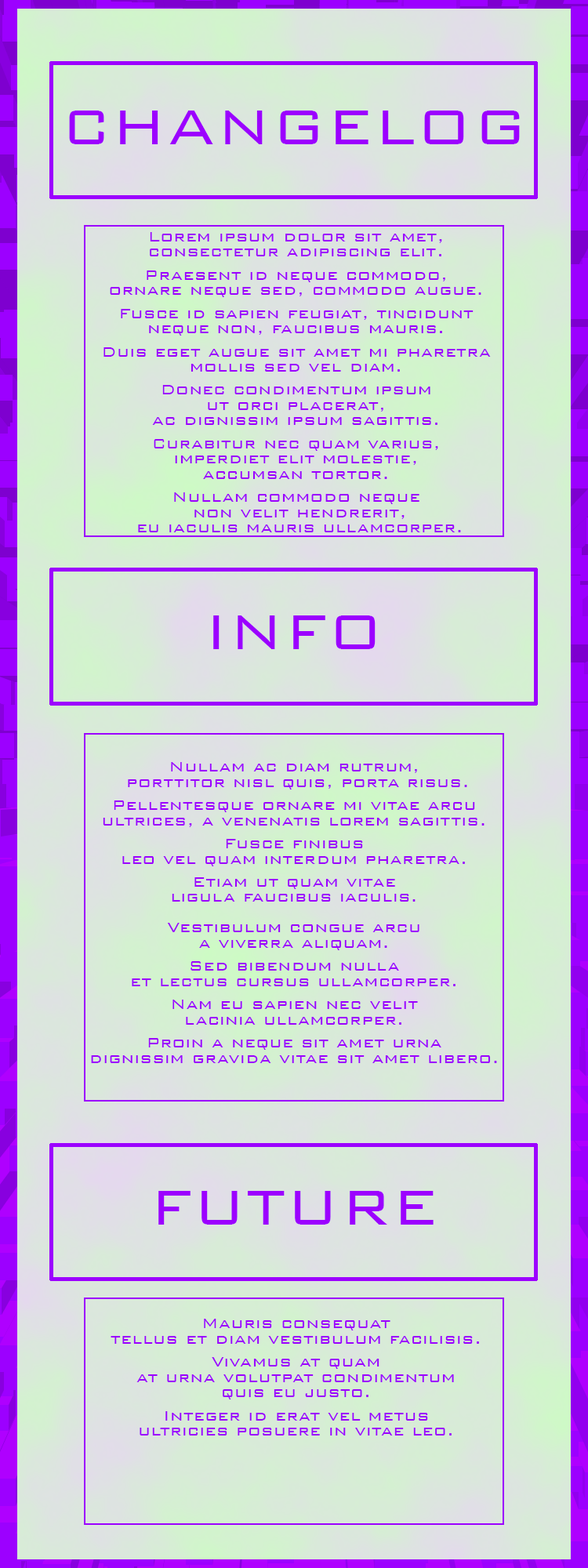
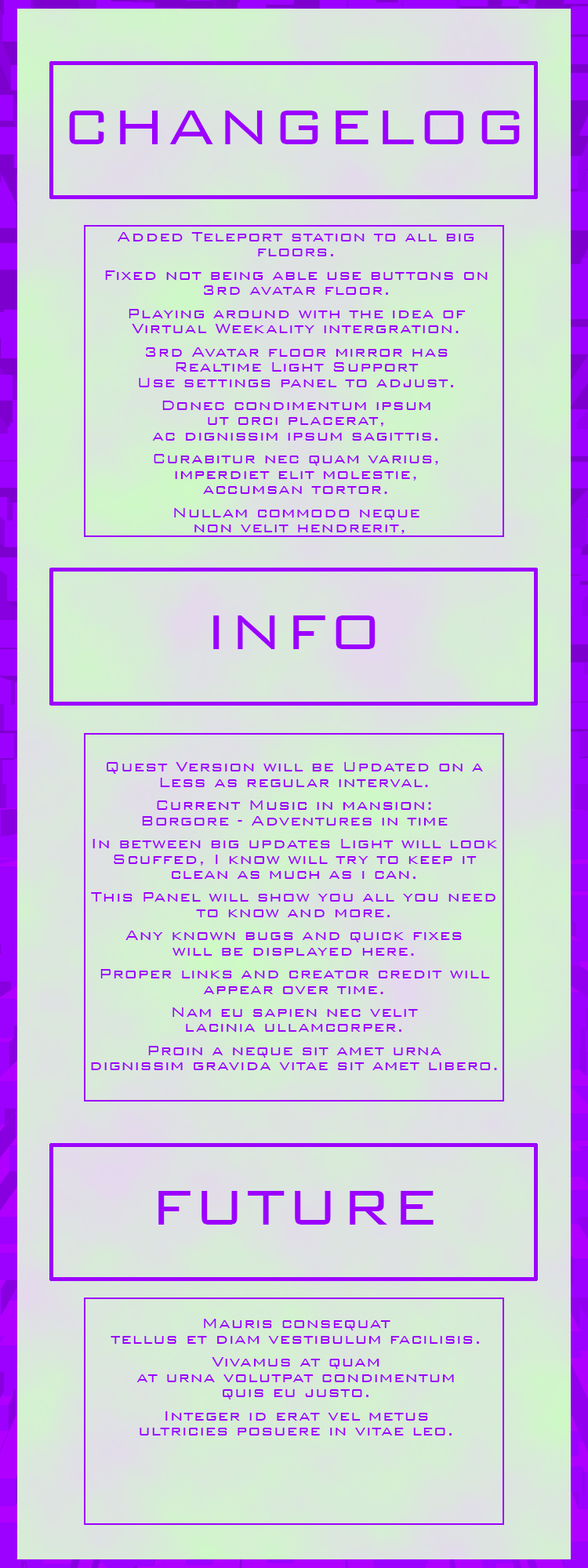
Two versions of the same layered image (w=588, h=1568). Layer-by-layer changes:
renamed "Lorem ipsum dolor sit amet, consectetur adipiscing elit. P" to "Added Teleport station to all big floors. Fixed not being", painted on it over left=103, top=232, right=491, bottom=534
renamed "Nullam ac diam rutrum, porttitor nisl quis, porta risus." to "Quest Version will be Updated on a Less as regular interva", painted on it over left=90, top=762, right=498, bottom=1071
